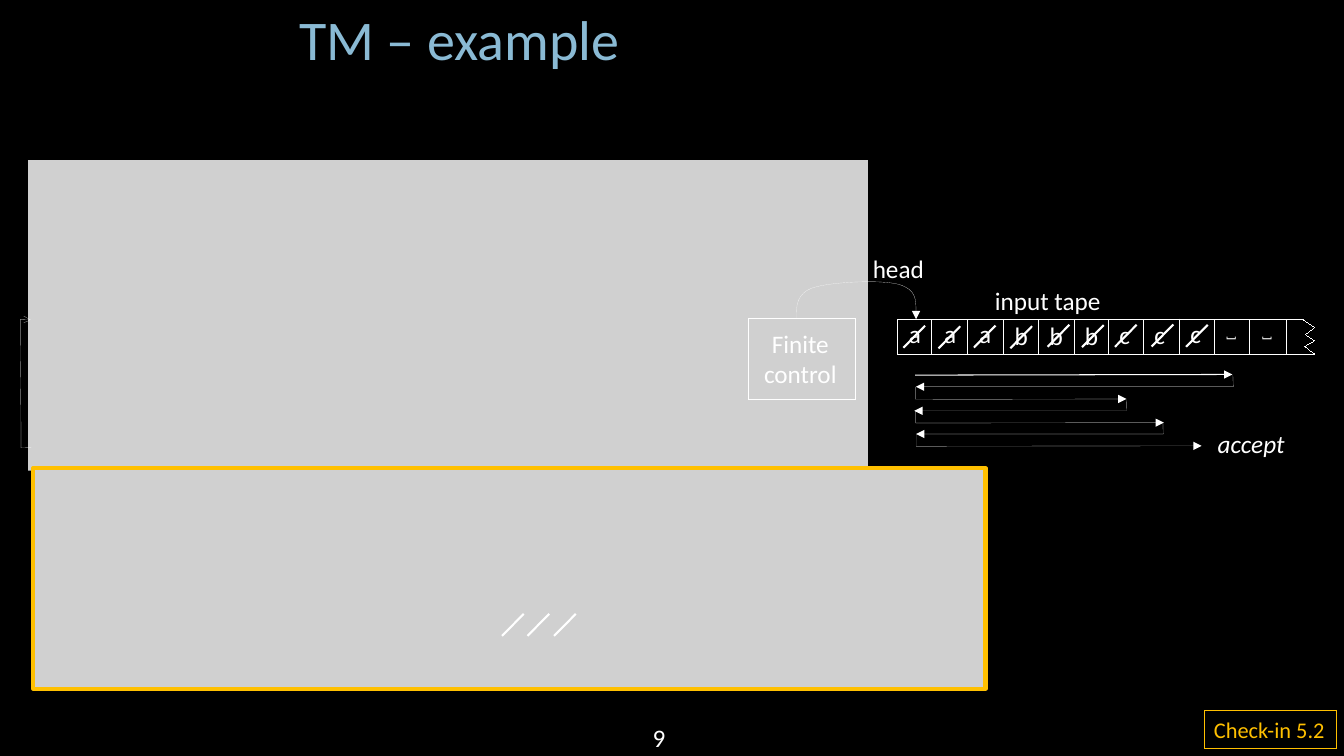
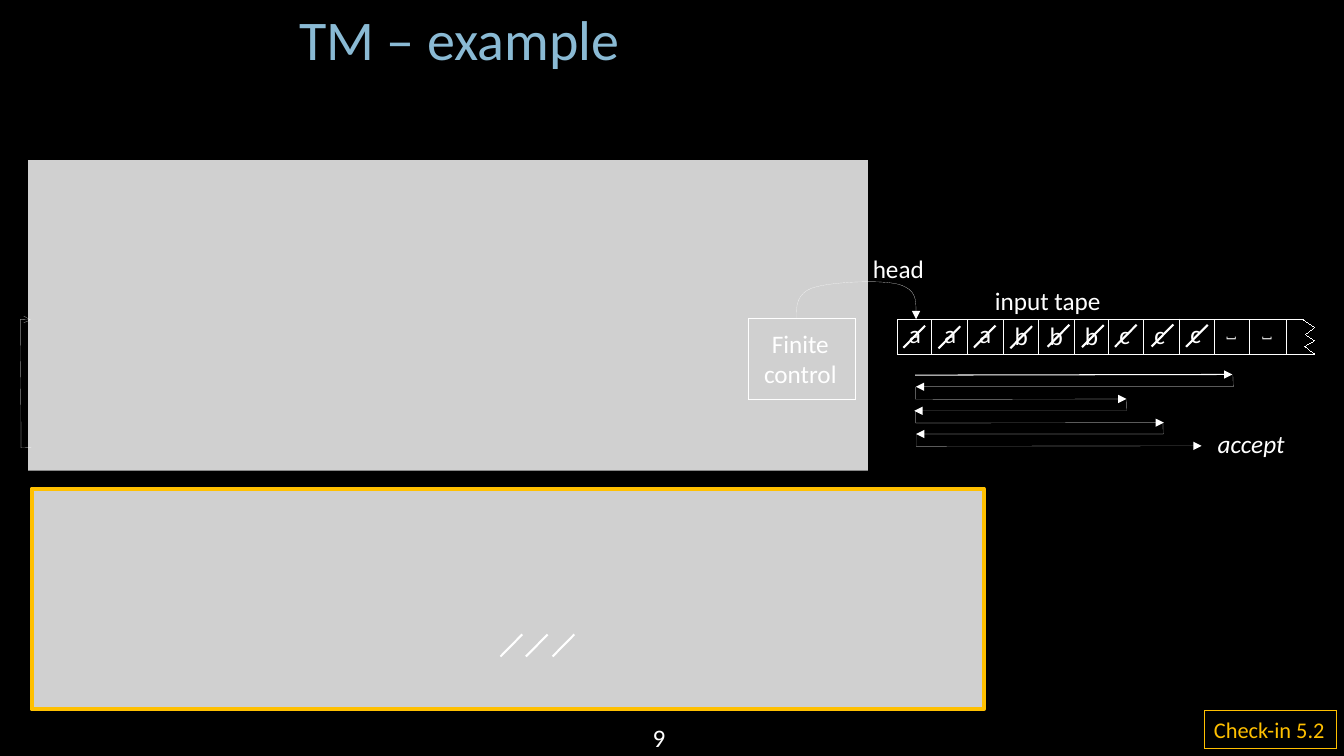
Before and after one commit to Angold-4/AngoCS, a slide deck: slide 11 of MIT 6.840/lectures/lecture05/MIT18_404f20_lec5.pptx (slide 9 before the commit). Drawn at 1344x756 pixels with LibreOffice and Linux fonts; fonts in the diff are those of the drawing; grey boxes stand for pictures. Boxes give left, top, right and bottom in pixels: in the first picture for what was removed or moved away, otherwise in the second. Text is boxed around its words. In the diff, an @@ line names an element or a change of style, - is before the commit and + after.

```diff
--- a/MIT 6.840/lectures/lecture05/MIT18_404f20_lec5.pptx
+++ b/MIT 6.840/lectures/lecture05/MIT18_404f20_lec5.pptx
@@ 3 lines, 1 picture: place and size @@
-3 lines, 1 picture at (33, 468, 986, 689)
+3 lines, 1 picture at (32, 489, 985, 710)
```
Also in this commit, not shown: 8 other slides changed, 3 slides added, 12 other files.
